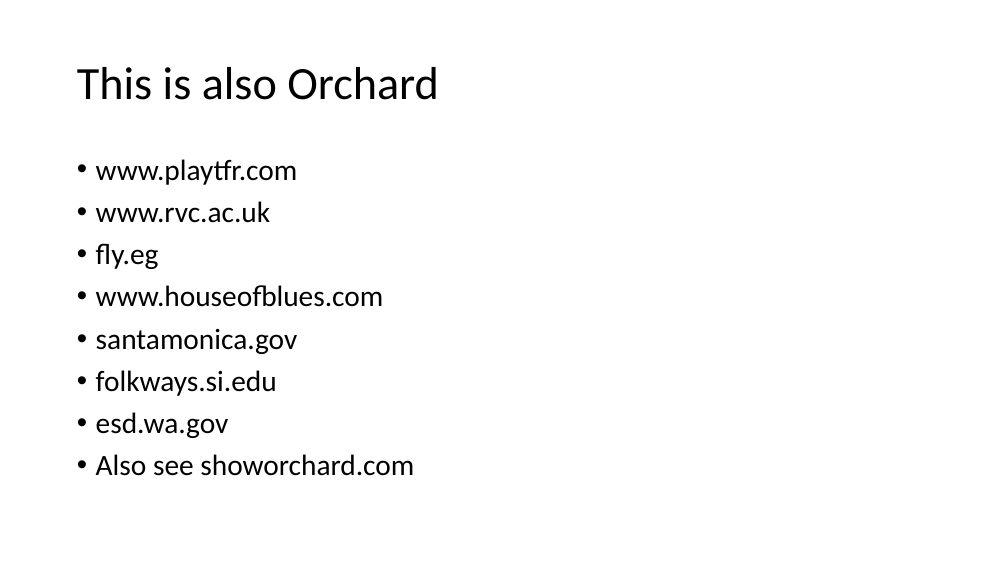
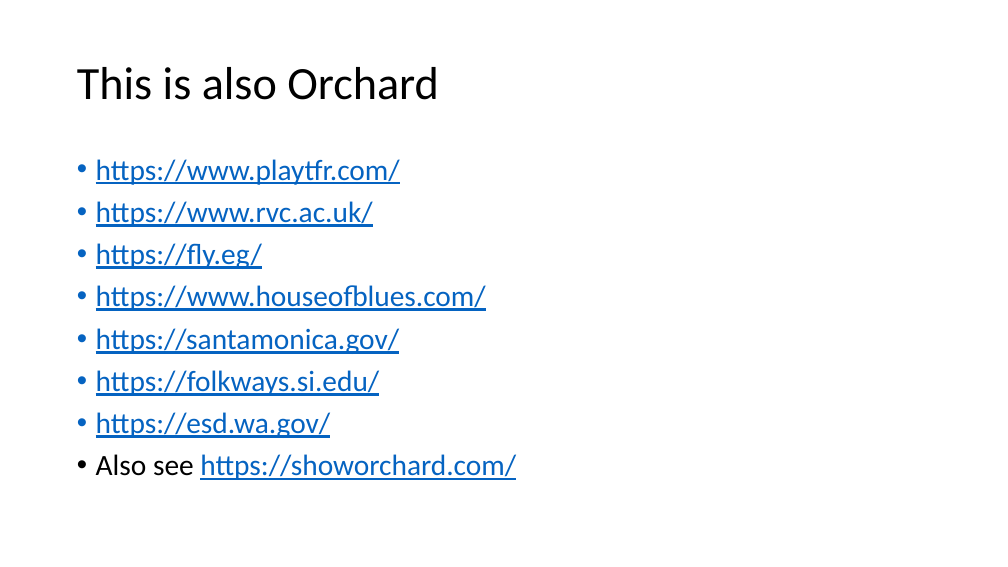
Before and after one commit to Lombiq/Orchard-Ambassadors-Toolbox, a slide deck: slide 10 of IntroductoryTalkTemplate/Showcasing Orchard Core CMS.pptx. Drawn at 1008x567 pixels with LibreOffice and Linux fonts; fonts in the diff are those of the drawing. Boxes give left, top, right and bottom in pixels: in the first picture for what was removed or moved away, otherwise in the second. Text is boxed around its words. In the diff, an @@ line names an element or a change of style, - is before the commit and + after.

```diff
--- a/IntroductoryTalkTemplate/Showcasing Orchard Core CMS.pptx
+++ b/IntroductoryTalkTemplate/Showcasing Orchard Core CMS.pptx
@@ text at (96,159,516,480): text changed; text colour #000000 to #0563C1 @@
-• www.playtfr.com
-• www.rvc.ac.uk
-• fly.eg
-• www.houseofblues.com
-• santamonica.gov
-• folkways.si.edu
-• esd.wa.gov
-• Also see showorchard.com
+• https://www.playtfr.com/
+• https://www.rvc.ac.uk/
+• https://fly.eg/
+• https://www.houseofblues.com/
+• https://santamonica.gov/
+• https://folkways.si.edu/
+• https://esd.wa.gov/
+• Also see https://showorchard.com/
```
Also in this commit, not shown: 2 other slides changed.
